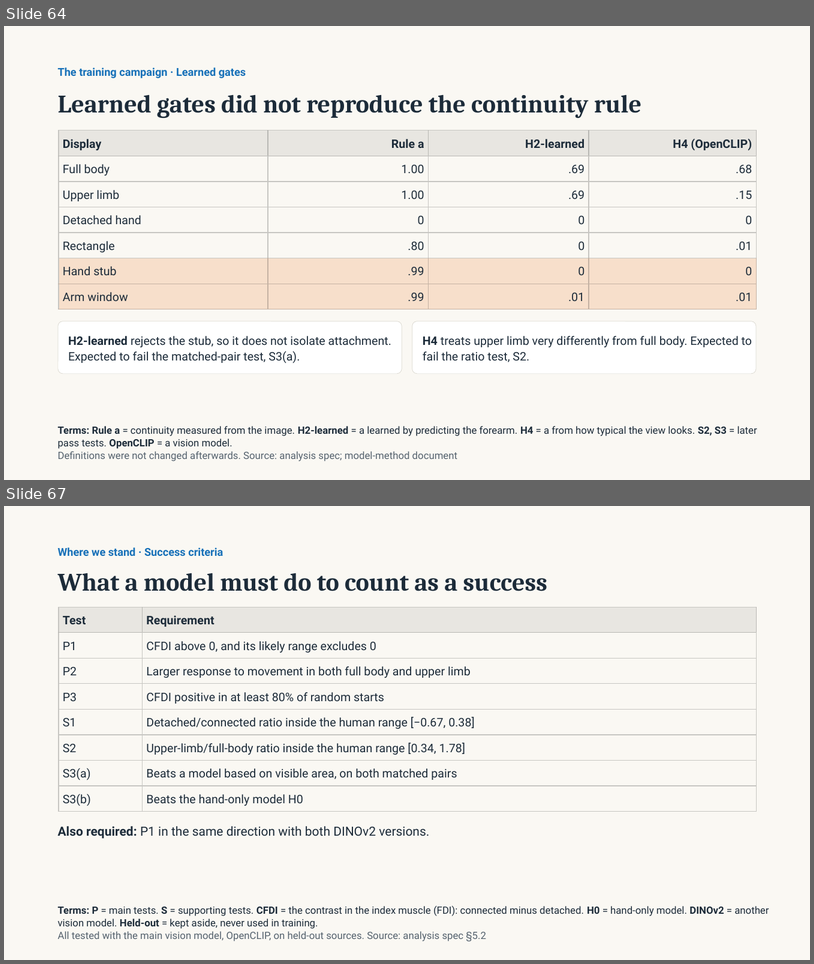
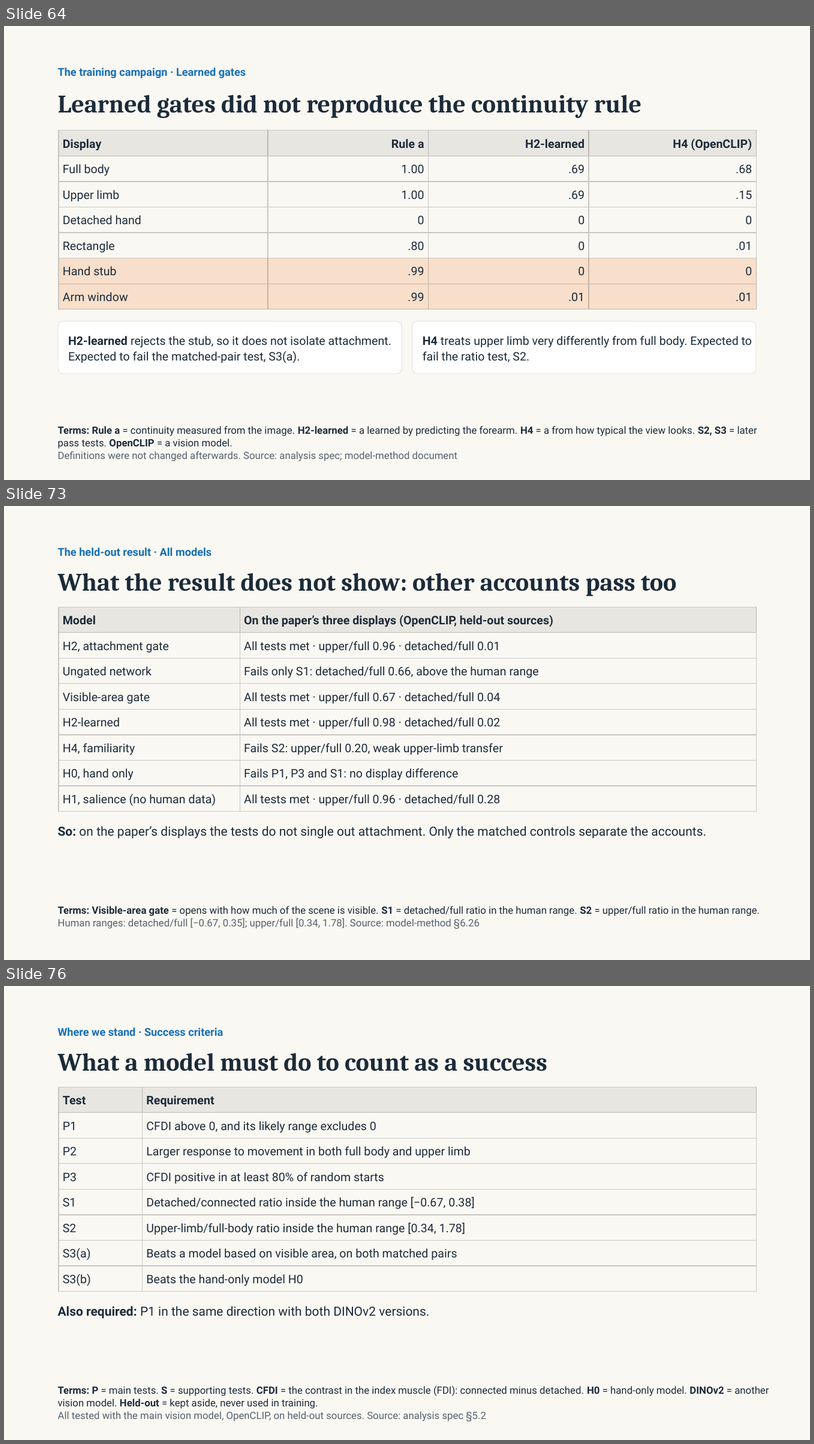
Before and after one commit to emrecandir9/TRDP, a slide deck: docs/TRDP Study Progress.pptx. Shown one above the other, each under a label of ours: slides 64 and 67 before the commit, slides 64, 73 and 76 after it; the slides between them are not shown. The pictures are 814x964 and 814x1444 pixels, drawn with LibreOffice and Linux fonts; fonts in the diff are those of the drawing. Boxes give left, top, right and bottom in pixels: in the first picture for what was removed or moved away, otherwise in the second. Text is boxed around its words. In the diff, an @@ line names an element or a change of style, - is before the commit and + after.

Commit message:
Presentations updated to 12 November: Gate 2, review, freeze and the held-out result
Full deck: new section 7 (slides 66-74) and revised overview, status,
timeline, weak points and summary. Short version: pages 1-2 rebuilt and
pages 17-24 replaced. docs/README.md lists both as current.

```diff
--- a/docs/TRDP Study Progress.pptx
+++ b/docs/TRDP Study Progress.pptx
@@ slide 73 added at (x1=4, y1=506, x2=810, y2=960), background #FAF8F3 @@
@@ text added at (x1=58, y1=547, x2=212, y2=556), 13 pt, text #1670B8, bold @@
+The held-out result · All models
@@ title added at (x1=58, y1=573, x2=677, y2=596), 30 pt, text #1C2B39, bold @@
+What the result does not show: other accounts pass too
@@ table added at (x1=59, y1=607, x2=756, y2=811), 8 rows, 2 columns @@
+Model | On the paper’s three displays (OpenCLIP, held-out sources)
+H2, attachment gate | All tests met · upper/full 0.96 · detached/full 0.01
+Ungated network | Fails only S1: detached/full 0.66, above the human range
+Visible-area gate | All tests met · upper/full 0.67 · detached/full 0.04
+H2-learned | All tests met · upper/full 0.98 · detached/full 0.02
+H4, familiarity | Fails S2: upper/full 0.20, weak upper-limb transfer
+H0, hand only | Fails P1, P3 and S1: no display difference
+H1, salience (no human data) | All tests met · upper/full 0.96 · detached/full 0.28
@@ text added at (x1=58, y1=826, x2=707, y2=838), 15 pt, text #1C2B39 @@
+So: on the paper’s displays the tests do not single out attachment. Only the matched controls separate the accounts.
@@ text added at (x1=58, y1=906, x2=760, y2=928), 12 pt, text #1C2B39 @@
+Terms: Visible-area gate = opens with how much of the scene is visible. S1 = detached/full ratio in the human range. S2 = upper/full ratio in the human range.
+Human ranges: detached/full [−0.67, 0.35]; upper/full [0.34, 1.78]. Source: model-method §6.26
@@ what was slide 67 is now slide 76 @@
```
Also in this commit, not shown: 14 slides changed, 8 other slides added, 2 other files.
